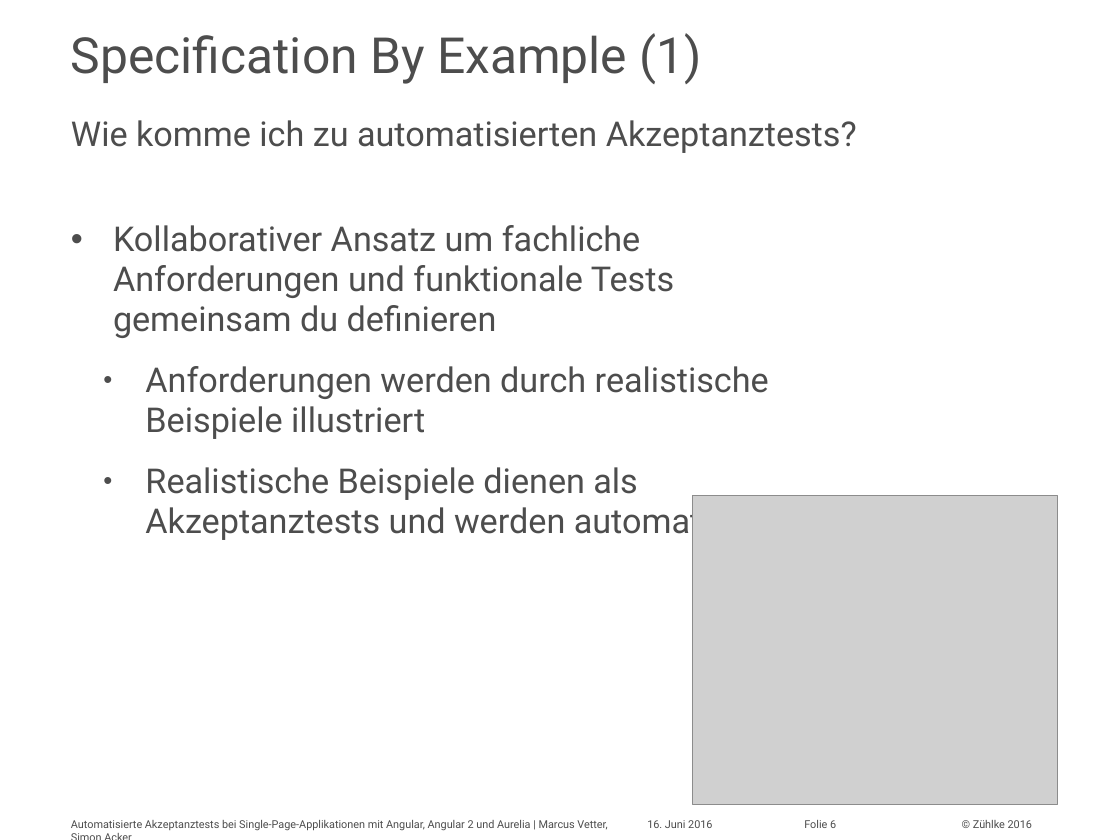
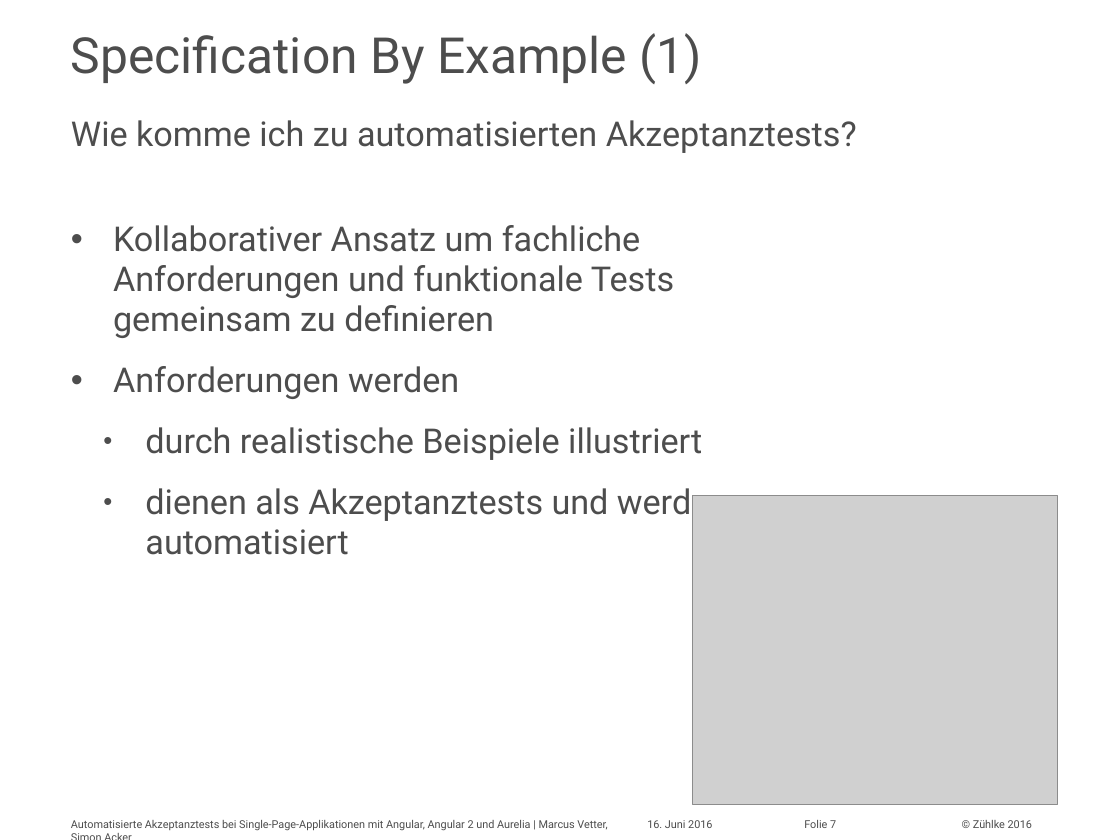
Before and after one commit to marcusvetter/yoda-chat, a slide deck: slide 7 of Vortrag_KE2016_MAVE_SIA.pptx (slide 6 before the commit). Drawn at 1120x840 pixels with LibreOffice and Linux fonts; fonts in the diff are those of the drawing; grey boxes stand for pictures. Boxes give left, top, right and bottom in pixels: in the first picture for what was removed or moved away, otherwise in the second. Text is boxed around its words. In the diff, an @@ line names an element or a change of style, - is before the commit and + after.

Commit message:
Finalized slides and improved e2e tests (esp. cucumber steps)

```diff
--- a/Vortrag_KE2016_MAVE_SIA.pptx
+++ b/Vortrag_KE2016_MAVE_SIA.pptx
@@ text at [113,225,728,555]: text changed @@
-• Kollaborativer Ansatz um fachliche Anforderungen und funktionale Tests gemeinsam du definieren
-  • Anforderungen werden durch realistische Beispiele illustriert
-  • Realistische Beispiele dienen als Akzeptanztests und werden automatisiert
+• Kollaborativer Ansatz um fachliche Anforderungen und funktionale Tests gemeinsam zu definieren
+• Anforderungen werden
+  • durch realistische Beispiele illustriert
+  • dienen als Akzeptanztests und werden automatisiert
@@ page number at [804,820,836,828]: text changed @@
-Folie 6
+Folie 7
```
Also in this commit, not shown: 13 other slides changed, 6 slides added, 3 slides removed, 9 other files.
